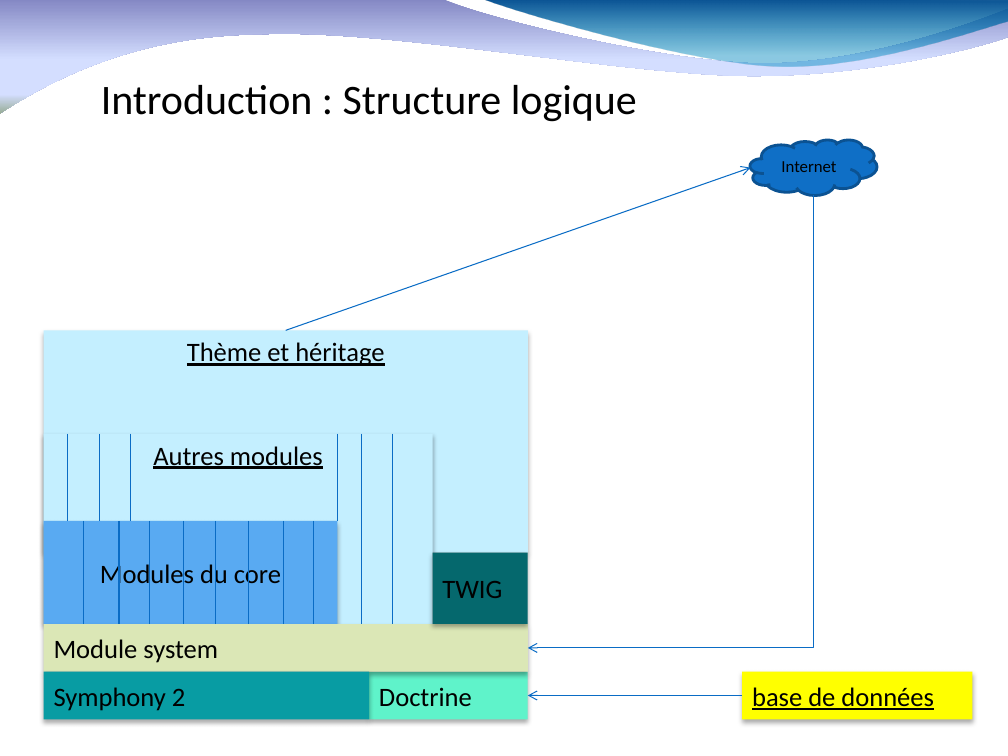
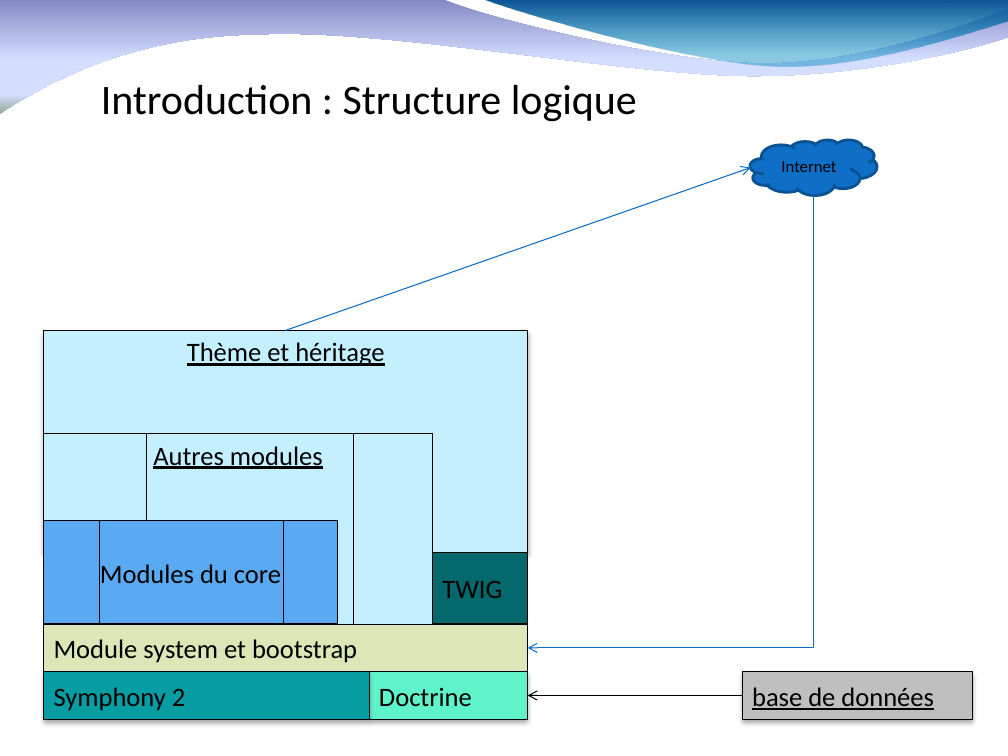
Before and after one commit to fauconv/cours_drupal8, a slide deck: slide 6 of drupal 8 nomades.pptx. Drawn at 1008x756 pixels with LibreOffice and Linux fonts; fonts in the diff are those of the drawing; background and template pictures are left out. Boxes give left, top, right and bottom in pixels: in the first picture for what was removed or moved away, otherwise in the second. Text is boxed around its words. In the diff, an @@ line names an element or a change of style, - is before the commit and + after.

```diff
--- a/drupal 8 nomades.pptx
+++ b/drupal 8 nomades.pptx
@@ line removed from (68, 433) to (68, 521) @@
@@ line removed from (99, 433) to (99, 521) @@
@@ line moved from (131, 433) - (131, 521) to (147, 433) - (147, 521) @@
@@ line (147, 433) - (147, 521): stroke #0A6DC6 0.75 pt to #000000 0.75 pt @@
@@ line removed from (338, 433) to (338, 521) @@
@@ line moved from (361, 433) - (361, 624) to (353, 433) - (353, 624) @@
@@ line (353, 433) - (353, 624): stroke #0A6DC6 0.75 pt to #000000 0.75 pt @@
@@ line removed from (393, 433) to (393, 624) @@
@@ line moved from (84, 521) - (84, 624) to (99, 521) - (99, 624) @@
@@ line (99, 521) - (99, 624): stroke #0A6DC6 0.75 pt to #000000 0.75 pt @@
@@ line removed from (119, 521) to (119, 624) @@
@@ line removed from (149, 521) to (149, 624) @@
@@ line removed from (183, 521) to (183, 624) @@
@@ line removed from (216, 521) to (216, 624) @@
@@ line removed from (249, 521) to (249, 624) @@
@@ line (283, 521) - (283, 624): stroke #0A6DC6 0.75 pt to #000000 0.75 pt @@
@@ line removed from (313, 521) to (313, 624) @@
@@ outline none to #000000 0.75 pt; shadow off in 4 elements at box(43, 433, 432, 624), box(43, 521, 337, 624), box(432, 552, 527, 624), box(43, 624, 527, 671) @@
@@ text in rectangle at box(54, 639, 357, 663): text changed @@
-Module system
+Module system et bootstrap
@@ outline none to #000000 0.75 pt in 3 elements at box(43, 331, 527, 552), box(369, 671, 527, 719), box(43, 671, 369, 719) @@
@@ rectangle "base de données" at box(742, 671, 972, 719): fill #FFFF00 to #BFBFBF; outline none to #000000 0.75 pt @@
@@ arrow (742, 696) - (528, 696): stroke #0A6DC6 0.75 pt to #000000 0.75 pt @@
```
Also in this commit, not shown: 18 other slides changed, 11 slides added, 1 slide removed.
